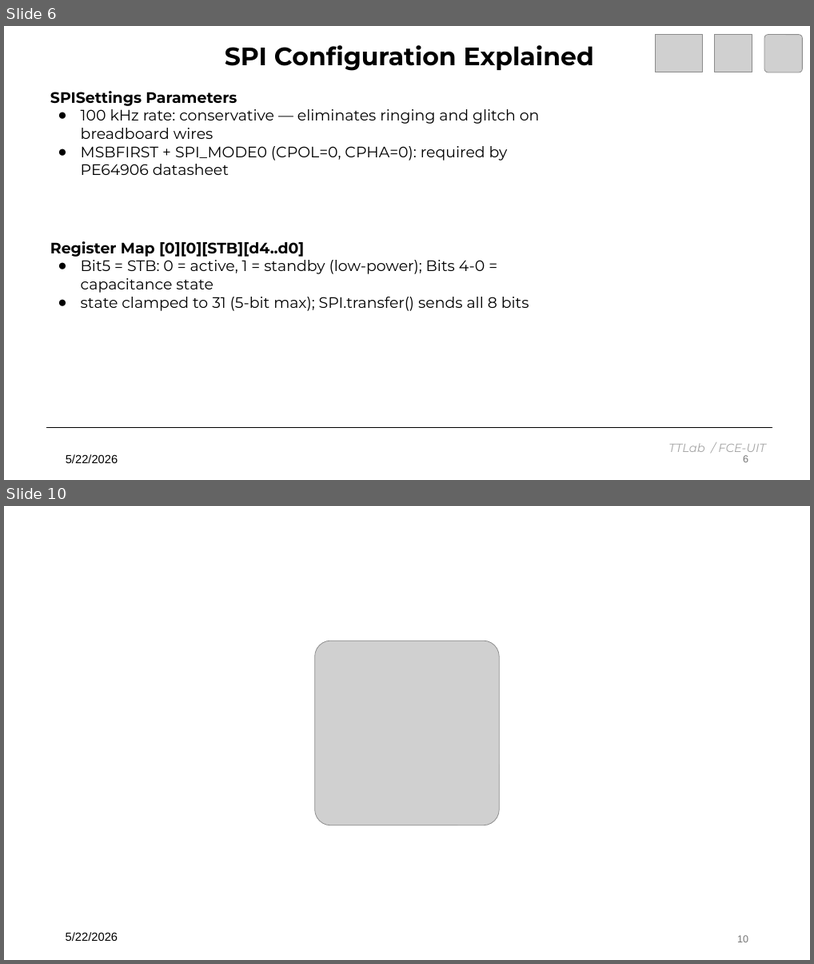
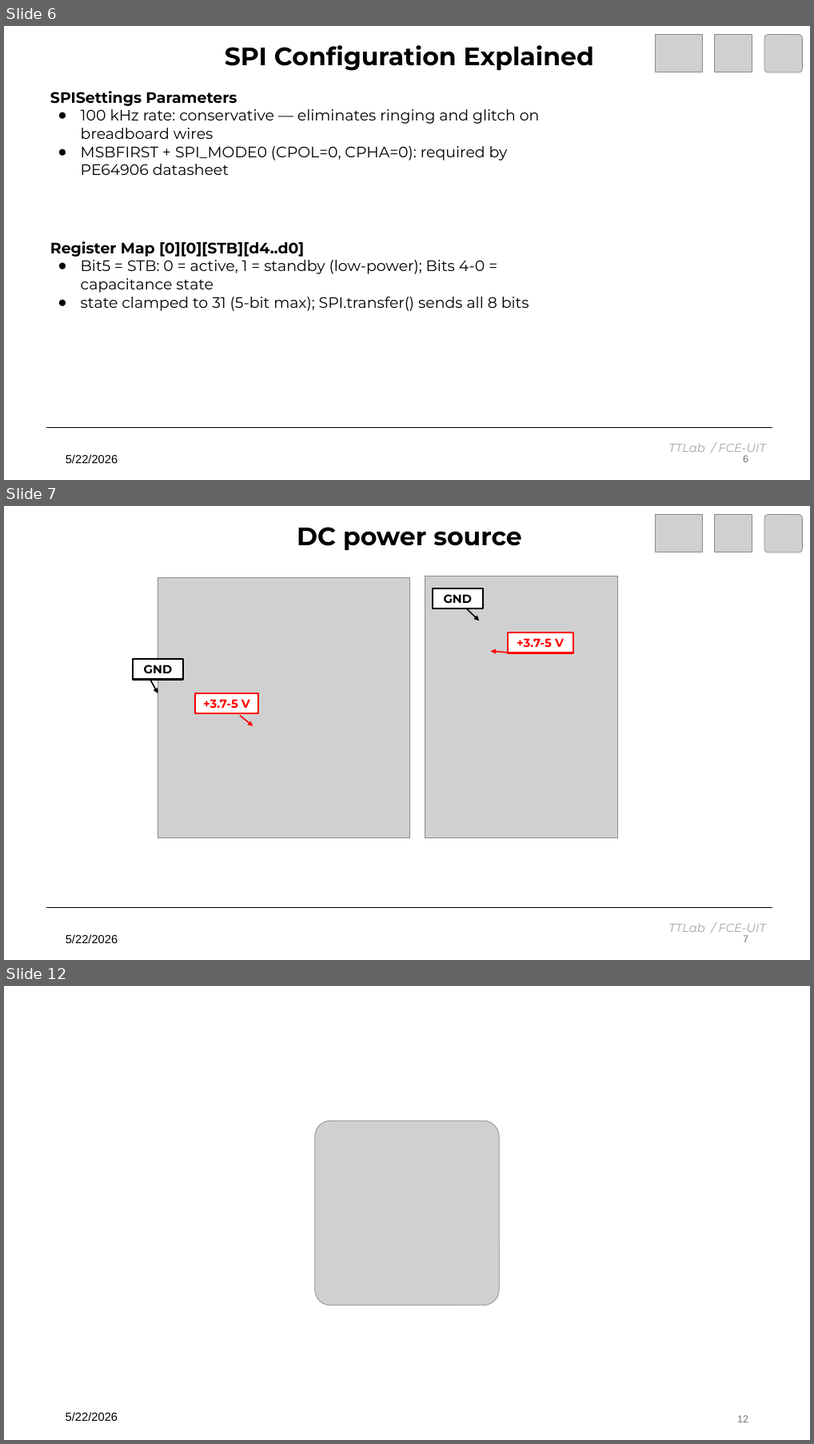
Before and after one commit to TuanPT176/OCP_Antenna_Control, a slide deck: ESP32C3_PE64906_TTLAB.pptx. Shown one above the other, each under a label of ours: slides 6 and 10 before the commit, slides 6, 7 and 12 after it; the slides between them are not shown. The pictures are 814x964 and 814x1444 pixels, drawn with LibreOffice and Linux fonts; fonts in the diff are those of the drawing; grey boxes stand for pictures; background and template pictures are left out. Boxes give left, top, right and bottom in pixels: in the first picture for what was removed or moved away, otherwise in the second. Text is boxed around its words. In the diff, an @@ line names an element or a change of style, - is before the commit and + after.

```diff
--- a/ESP32C3_PE64906_TTLAB.pptx
+++ b/ESP32C3_PE64906_TTLAB.pptx
@@ slide 7 added at box(4, 506, 810, 960), background #FFFFFF @@
@@ text added at box(297, 527, 522, 550), 30 pt, text #000000, bold @@
+DC power source
@@ picture added at box(655, 515, 702, 552) @@
@@ picture added at box(715, 515, 753, 552) @@
@@ picture added at box(765, 515, 803, 552) @@
@@ picture added at box(158, 577, 410, 838) @@
@@ picture added at box(426, 576, 618, 838) @@
@@ rectangle added at box(433, 588, 483, 609), fill #FFFFFF, outline #000000 2 pt, 14 pt, text #000000, bold @@
+GND
@@ arrow added from (466, 608) to (479, 620), #000000 1.5 pt @@
@@ rectangle added at box(508, 632, 574, 653), fill #FFFFFF, outline #FF0000 2 pt, 14 pt, text #FF0000, bold @@
++3.7-5 V
@@ rectangle added at box(133, 659, 183, 680), fill #FFFFFF, outline #000000 2 pt, 14 pt, text #000000, bold @@
+GND
@@ arrow added from (508, 652) to (491, 651), #FF0000 1.5 pt @@
@@ arrow added from (150, 679) to (158, 693), #000000 1.5 pt @@
@@ rectangle added at box(195, 693, 258, 713), fill #FFFFFF, outline #FF0000 2 pt, 14 pt, text #FF0000, bold @@
++3.7-5 V
@@ arrow added from (240, 716) to (254, 726), #FF0000 1.5 pt @@
@@ line added from (47, 907) to (773, 907), #000000 1.5 pt @@
@@ text added at box(66, 934, 118, 943), 14 pt, text #000000 @@
+5/22/2026
@@ text added at box(669, 923, 766, 932), 14 pt, text #A5A5A5, italic @@
+TTLab / FCE-UIT
@@ page number added at box(743, 935, 749, 942), 12 pt, text #757575 @@
+7
@@ what was slide 10 is now slide 12 @@
@@ page number at box(738, 1415, 749, 1422): text changed @@
-10
+12
```
Also in this commit, not shown: 7 slides changed, 1 other slide added, 2 other files.
